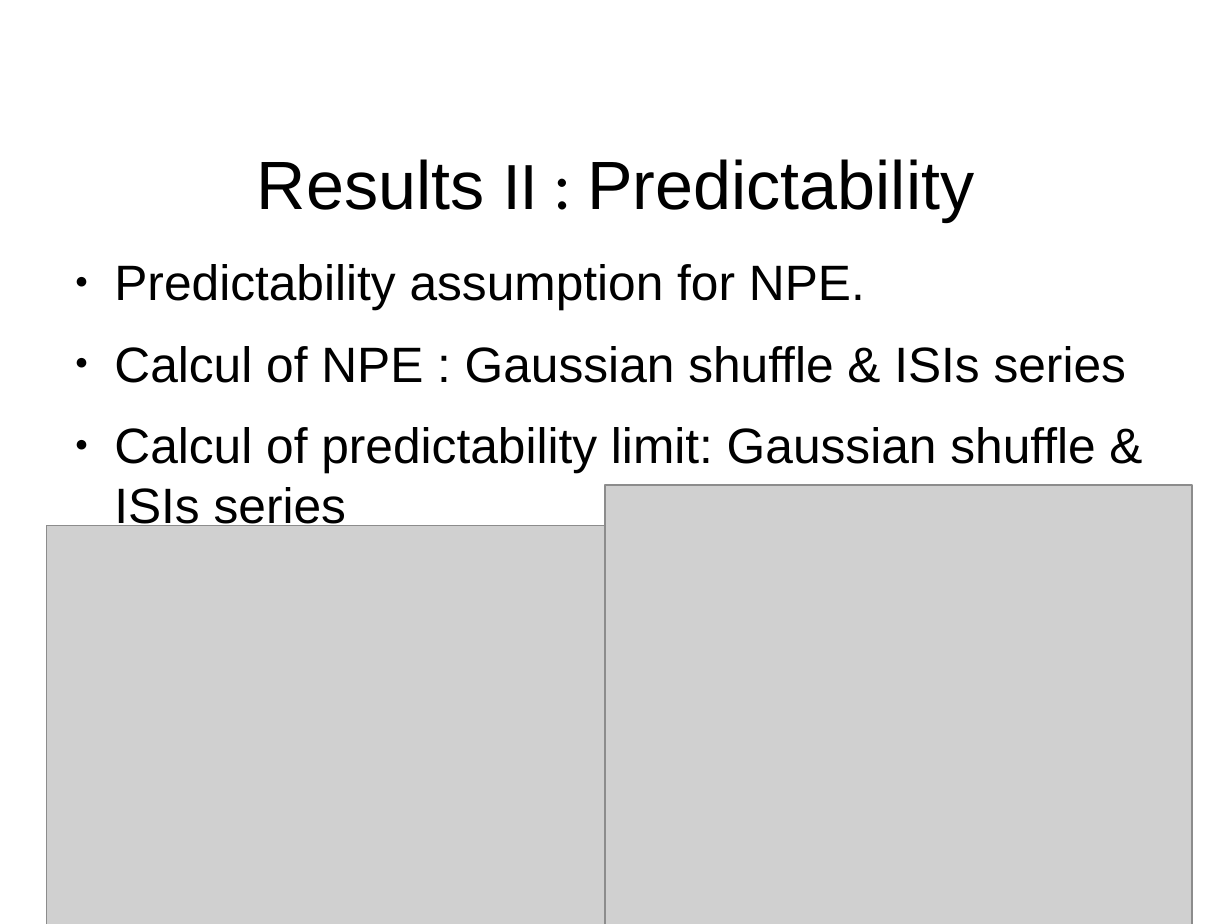
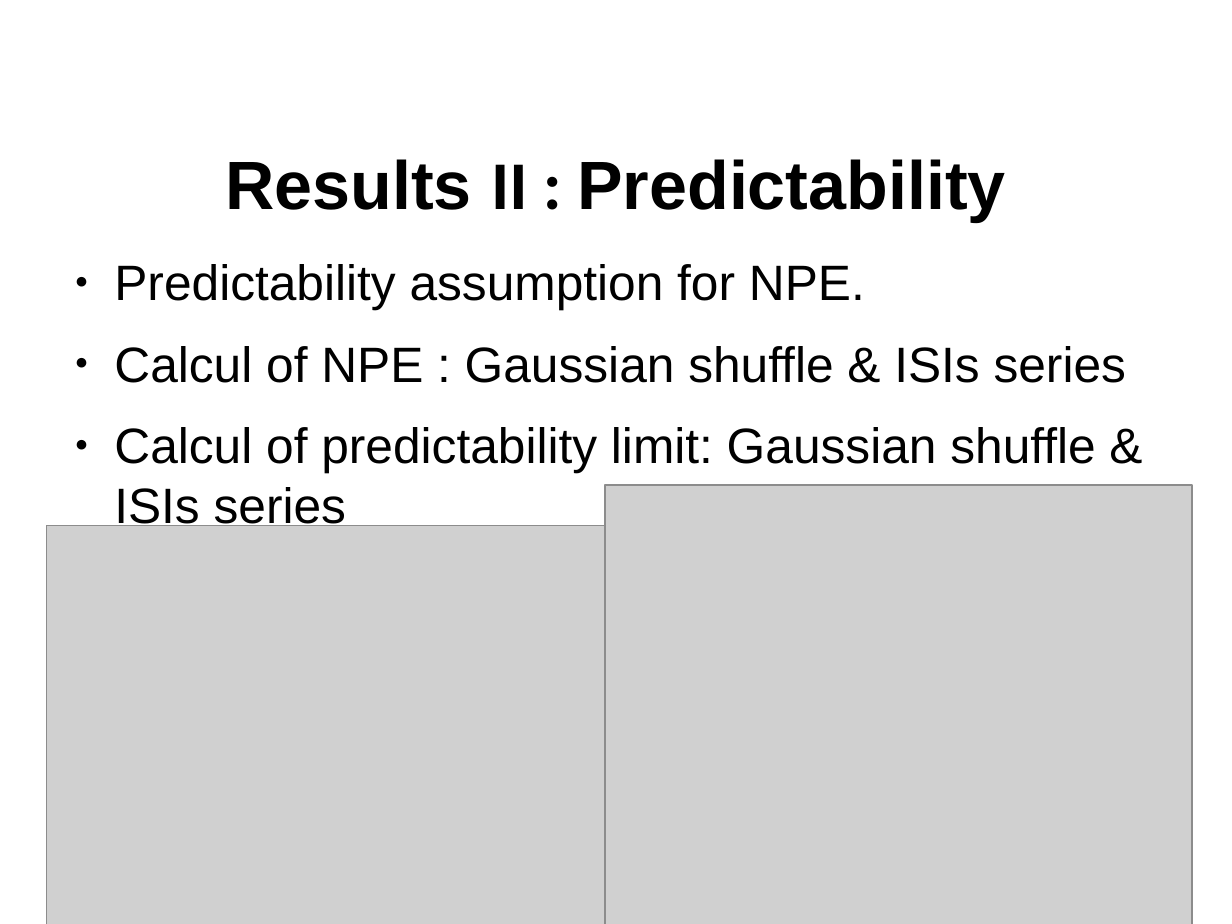
Before and after one commit to aarcascuerda/Reconstruction-of-dynamical-systems-from-ISIs, a slide deck: slide 1 of presentation/presentation.odp (slide 8 before the commit). Drawn at 1232x924 pixels with LibreOffice and Linux fonts; fonts in the diff are those of the drawing; grey boxes stand for pictures; background and template pictures are left out. Boxes give left, top, right and bottom in pixels: in the first picture for what was removed or moved away, otherwise in the second. Text is boxed around its words. In the diff, an @@ line names an element or a change of style, - is before the commit and + after.

```diff
--- a/presentation/presentation.odp
+++ b/presentation/presentation.odp
@@ title "Results II : Predictability" at (x1=225, y1=159, x2=1005, y2=222): bold on @@
```
Also in this commit, not shown: 5 other slides changed, 1 slide added, 1 slide removed, 2 other files.
